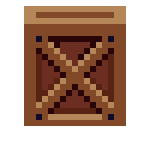
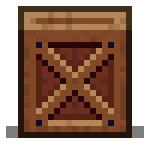
Layer changes from the first (150, 150) image to the second:
added layer "Layer 4" (51%) above "Layer 3" over [6, 6, 144, 138]
added layer "Layer 3" above "Layer 2" over [18, 6, 132, 138]
added layer "Layer 2" (15%) above "Prop" over [24, 12, 126, 132]
renamed "Layer 1" to "Prop", painted on it over [24, 6, 144, 132]
